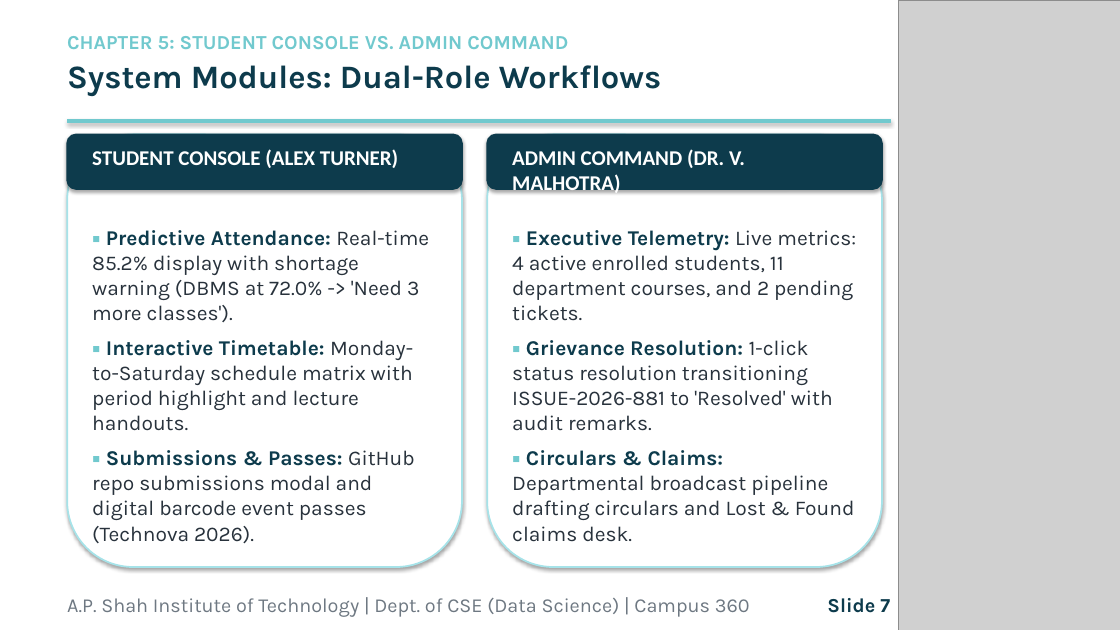
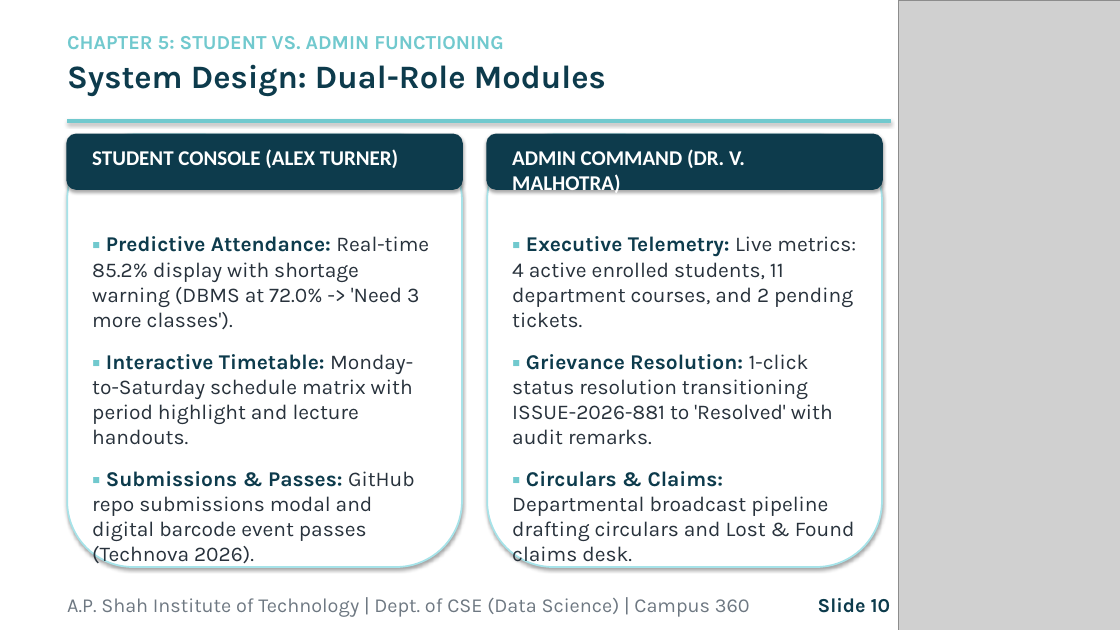
Before and after one commit to Jain07Himanshu/Campus-360, a slide deck: slide 10 of docs/Campus_360_Presentation.pptx (slide 7 before the commit). Drawn at 1120x630 pixels with LibreOffice and Linux fonts; fonts in the diff are those of the drawing; grey boxes stand for pictures. Boxes give left, top, right and bottom in pixels: in the first picture for what was removed or moved away, otherwise in the second. Text is boxed around its words. In the diff, an @@ line names an element or a change of style, - is before the commit and + after.

```diff
--- a/docs/Campus_360_Presentation.pptx
+++ b/docs/Campus_360_Presentation.pptx
@@ text at (x1=67, y1=36, x2=606, y2=97): text changed @@
-CHAPTER 5: STUDENT CONSOLE VS. ADMIN COMMAND
-System Modules: Dual-Role Workflows
+CHAPTER 5: STUDENT VS. ADMIN FUNCTIONING
+System Design: Dual-Role Modules
@@ text "▪ Predictive Attendance: Real-time 85.2% ..." at (x1=92, y1=236, x2=429, y2=541): more space between paragraphs @@
@@ text "▪ Executive Telemetry: Live metrics: ..." at (x1=512, y1=236, x2=856, y2=541): more space between paragraphs @@
@@ text at (x1=818, y1=598, x2=891, y2=613): text changed @@
-Slide 7
+Slide 10
```
Also in this commit, not shown: 11 other slides changed, 9 slides added, 3 slides removed, 4 other files.
